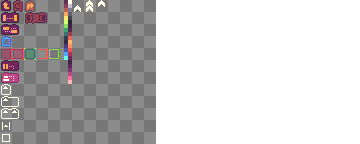
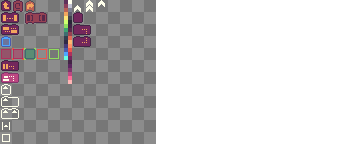
Revision of a layered 360 × 144 image; what changed, layer by layer:
painted on "Sprites" over [left=73, top=12, right=91, bottom=47]
